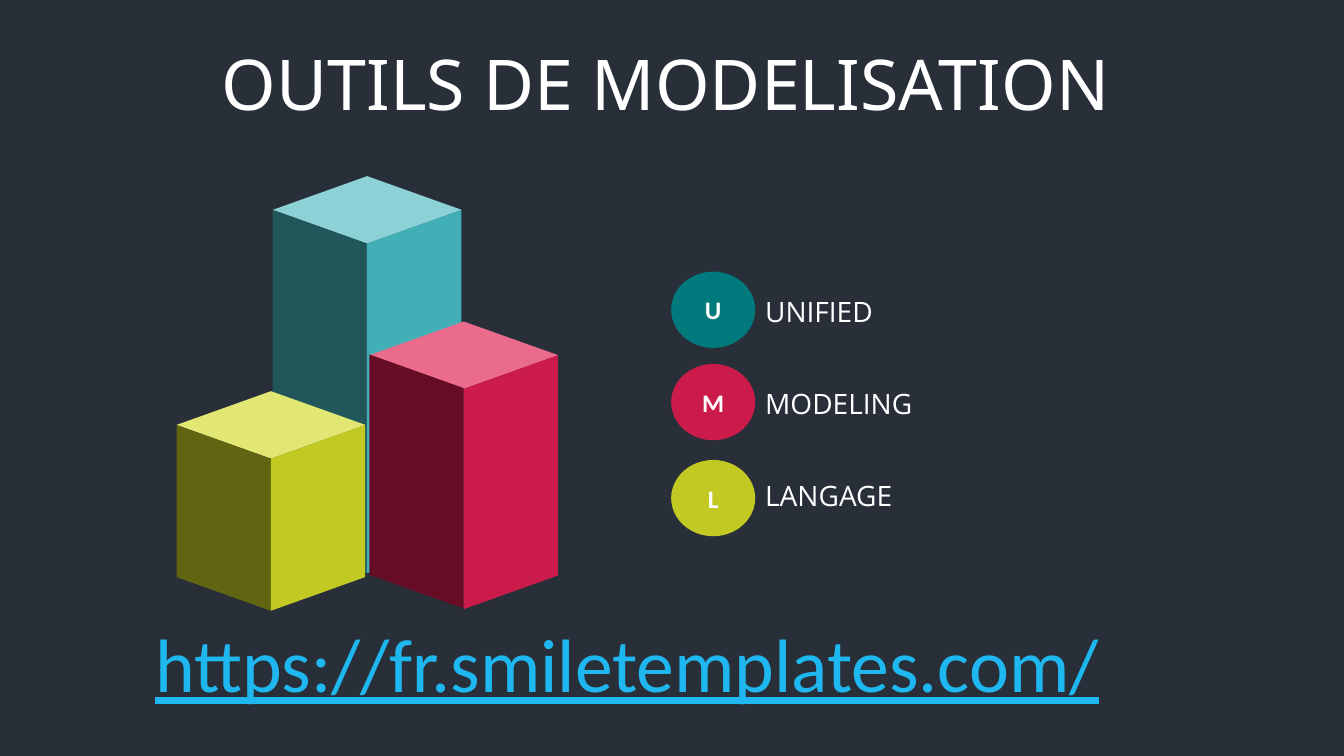
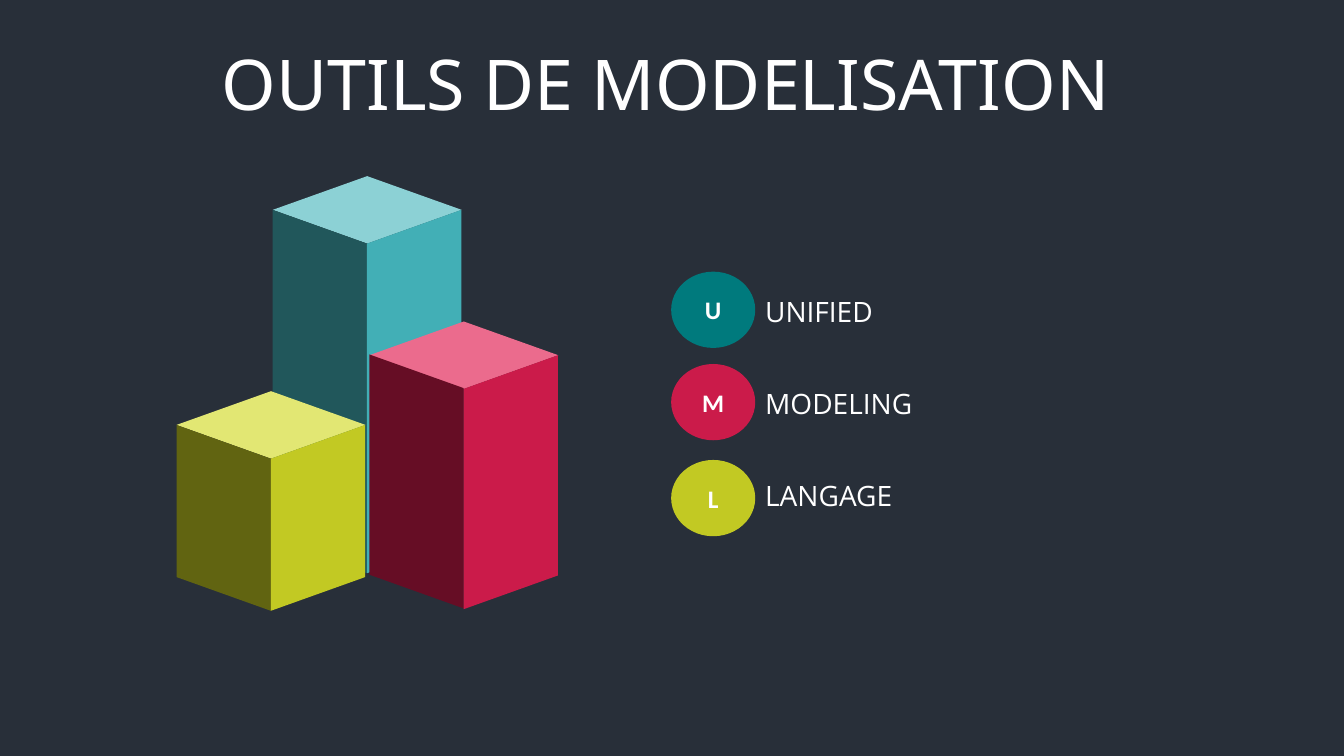
Before and after one commit to andry9995/pikla-driver, a slide deck: slide 11 of doc/présentation pikla.pptx (slide 10 before the commit). Drawn at 1344x756 pixels with LibreOffice and Linux fonts; fonts in the diff are those of the drawing. Boxes give left, top, right and bottom in pixels: in the first picture for what was removed or moved away, otherwise in the second. Text is boxed around its words. In the diff, an @@ line names an element or a change of style, - is before the commit and + after.

```diff
--- a/doc/présentation pikla.pptx
+++ b/doc/présentation pikla.pptx
@@ text removed at [155, 639, 1098, 704] @@
-https://fr.smiletemplates.com/
```
Also in this commit, not shown: 3 other slides changed, 9 slides added, 1 slide removed, 1 other file.
